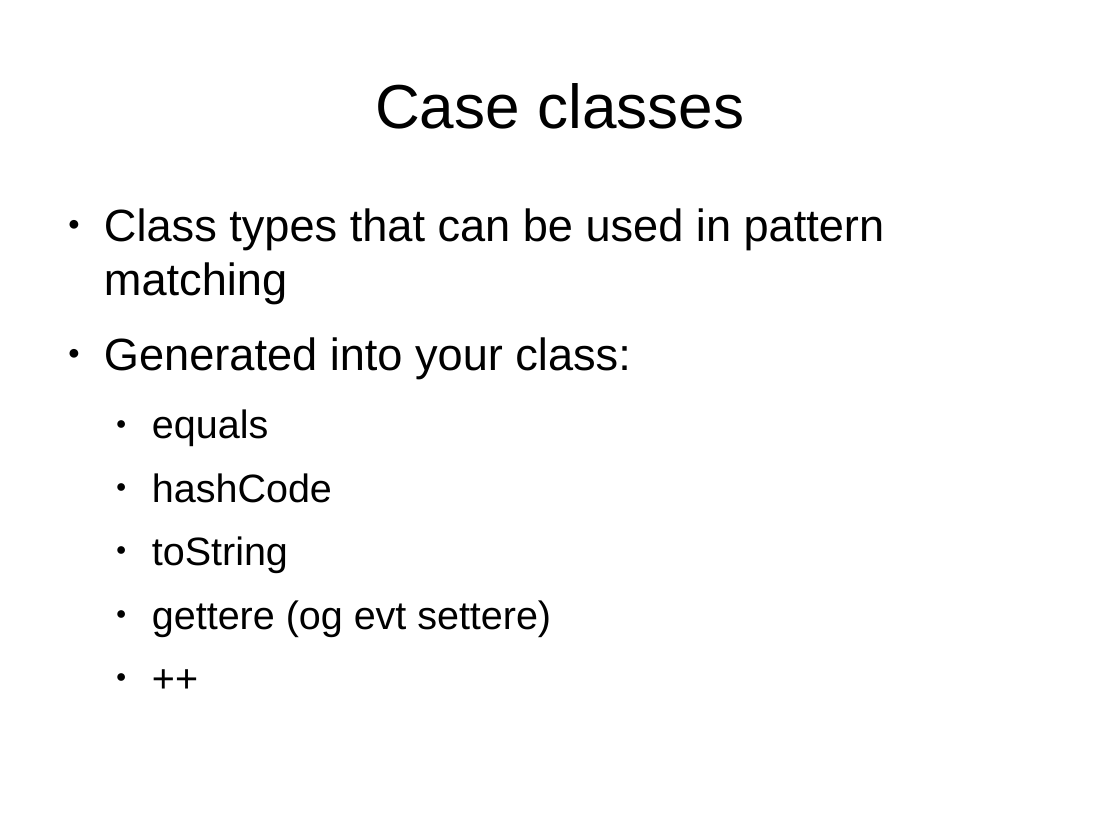
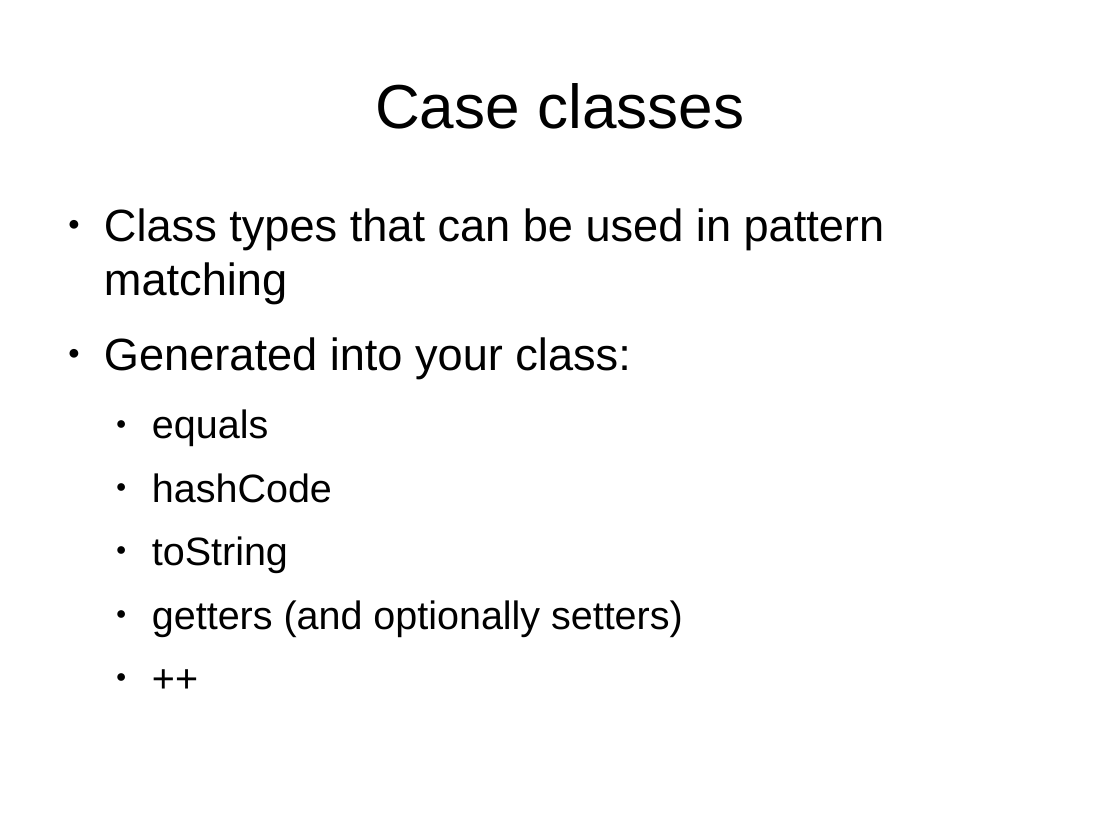
Before and after one commit to javaBin/scala-training-slides, a slide deck: slide 11 of 1.5 - PatternMatching.odp. Drawn at 1120x840 pixels with LibreOffice and Linux fonts; fonts in the diff are those of the drawing; background and template pictures are left out. Boxes give left, top, right and bottom in pixels: in the first picture for what was removed or moved away, otherwise in the second. Text is boxed around its words. In the diff, an @@ line names an element or a change of style, - is before the commit and + after.

```diff
--- a/1.5 - PatternMatching.odp
+++ b/1.5 - PatternMatching.odp
@@ text at [152,600,683,636]: text changed @@
-  ● gettere (og evt settere)
+  ● getters (and optionally setters)
```
Also in this commit, not shown: 14 other slides changed, 7 other files.
